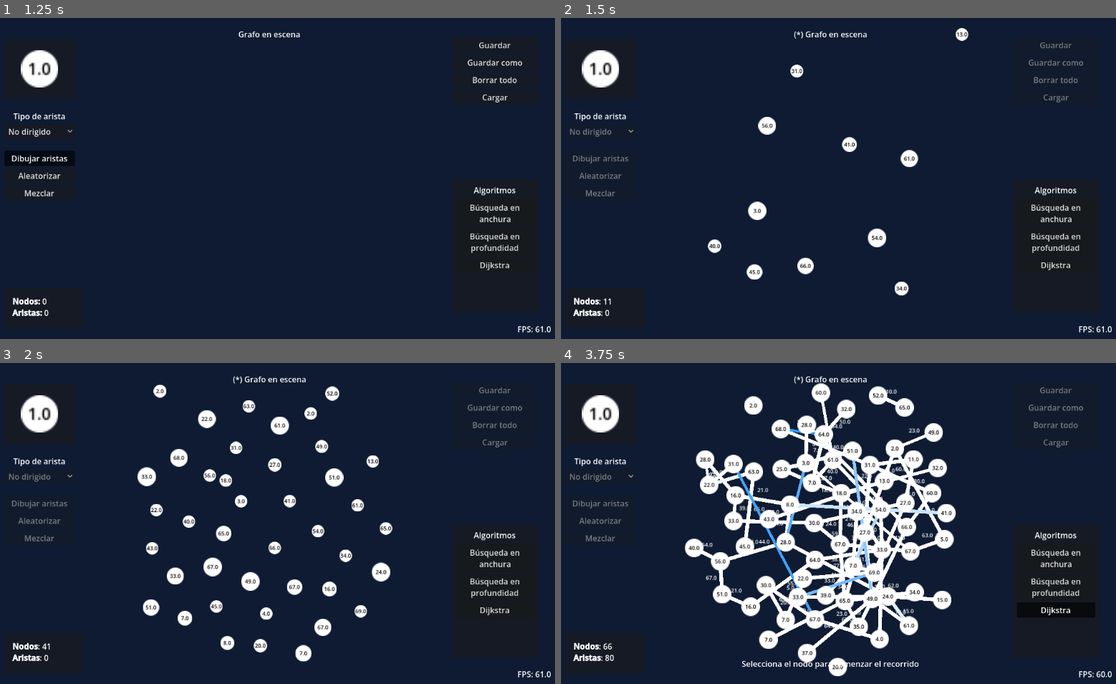
Above: before the commit, frames 1-4 (two rows, left to right).
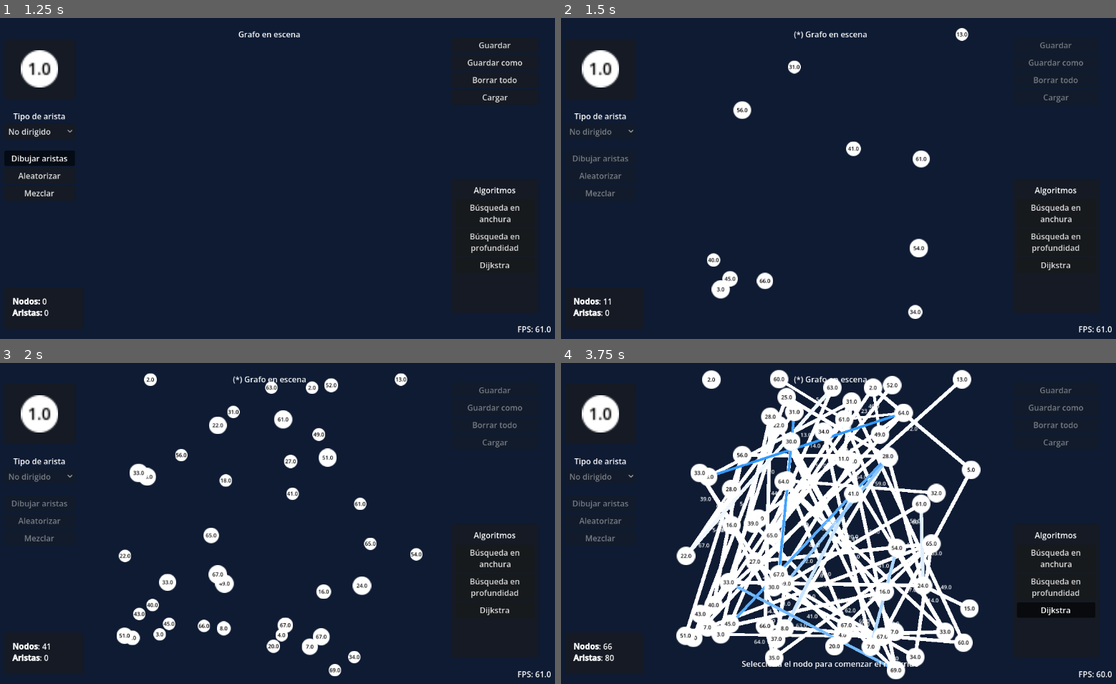
Above: after the commit, the same moments.

Repository: Andresit1524/graphim
Game: Godot game, scene res://assets/world/world.tscn
The game is run twice, just before and just after one commit, with the same random seed, the same clock (stepped at 60 frames per second) and the same inputs.
Inputs:
- Up to frame 1 (1.25 s): click "Dibujar aristas" at 0.5 s
- Up to frame 2 (1.5 s): click "Aleatorizar" at 1.25 s
- Up to frame 3 (2 s): no input
- Up to frame 4 (3.75 s): click "Búsqueda en anchura" at 2 s; click "Búsqueda en profundidad" at 2.75 s; click "Dijkstra" at 3.5 s

Frame 1 is identical in both runs. In frame 2, 2.2% of the frame differs, in the area x 26-67%, y 13-94%; in frame 3, 6.9%; in frame 4, 25%, in the area x 20-76%, y 2-99%.
Error after the commit: Invalid call. Nonexistent function 'draw_packaging' in base 'StaticBody2D (GraphimNode)'. (res://assets/world/physics.gd:76)

Commit message:
Nuevo régimen de fuerzas
Basado en FR

Diff:
--- a/assets/graph_node/graphim_node.gd
+++ b/assets/graph_node/graphim_node.gd
@@ -60,7 +60,7 @@
 		remove_from_group(&"nodes")
 	else:
 		add_to_group(&"nodes")
-		_reset_physics()
+		last_global_pos = global_position
 
 
 #region Visuales
@@ -128,11 +128,6 @@
 #region Físicas
 
 
-## Resetea la física del objeto (util al instanciar)
-func _reset_physics() -> void:
-	last_global_pos = global_position
-
-
 ## Aplica las fuerzas sobre el objeto dada la fricción a usar. Se usa desde afuera
 func apply_forces(delta: float) -> void:
 	if disabled: return
--- a/assets/world/physics.gd
+++ b/assets/world/physics.gd
@@ -5,7 +5,7 @@
 ## Constante de escala para la distancia entre los nodos
 const K_SCALE := 2 / pow(12, 0.25)
 ## Constante de escala de movimiento
-const MOVE_SCALE := 1e6
+const MOVE_SCALE := 100
 
 
 ## Constante de empaquetamiento
@@ -14,7 +14,7 @@
 		alpha = value
 		_update_ell()
 ## Fuerza de gravedad
-@export_range(0.0, 20.0) var gravity: float = 1.0
+@export_range(0.0, 10.0) var gravity: float = 1.0
 
 
 ## Lista de nodos
@@ -48,11 +48,10 @@
 		for j in i:
 			var node_j: GraphimNode = graph_nodes[j]
 			var distance_ji := node_i.global_position - node_j.global_position
-			var distance_sq := maxf(distance_ji.length_squared(), Constants.EPSILON)
-			var inverse_distance := distance_ji.normalized() / distance_sq
+			var inverse_distance := distance_ji.normalized() / maxf(distance_ji.length(), Constants.EPSILON)
 
-			node_i.force += current_ell * inverse_distance
-			node_j.force -= current_ell * inverse_distance
+			node_i.force += current_ell * current_ell * inverse_distance
+			node_j.force -= current_ell * current_ell * inverse_distance
 
 	# Atracción entre nodos
 	for edge: GraphimEdge in graph_edges:
@@ -60,7 +59,7 @@
 		var node_b := edge.data.end_node
 
 		var distance_ba := node_a.global_position - node_b.global_position
-		var force := distance_ba / (current_ell * current_ell)
+		var force := distance_ba.normalized() * distance_ba.length_squared() / current_ell
 
 		node_a.force -= force
 		node_b.force += force
@@ -72,7 +71,9 @@
 		# Aplica la gravedad antes para evitar que MOVE_SCALE la haga extrema
 		var global_pos := node.global_position
 		node.force -= gravity * global_pos.normalized() * global_pos.length_squared()
+
 		node.apply_forces(delta)
+		node.draw_packaging(current_ell)
 
 
 ## Auxiliar: recalcula la distancia ideal
